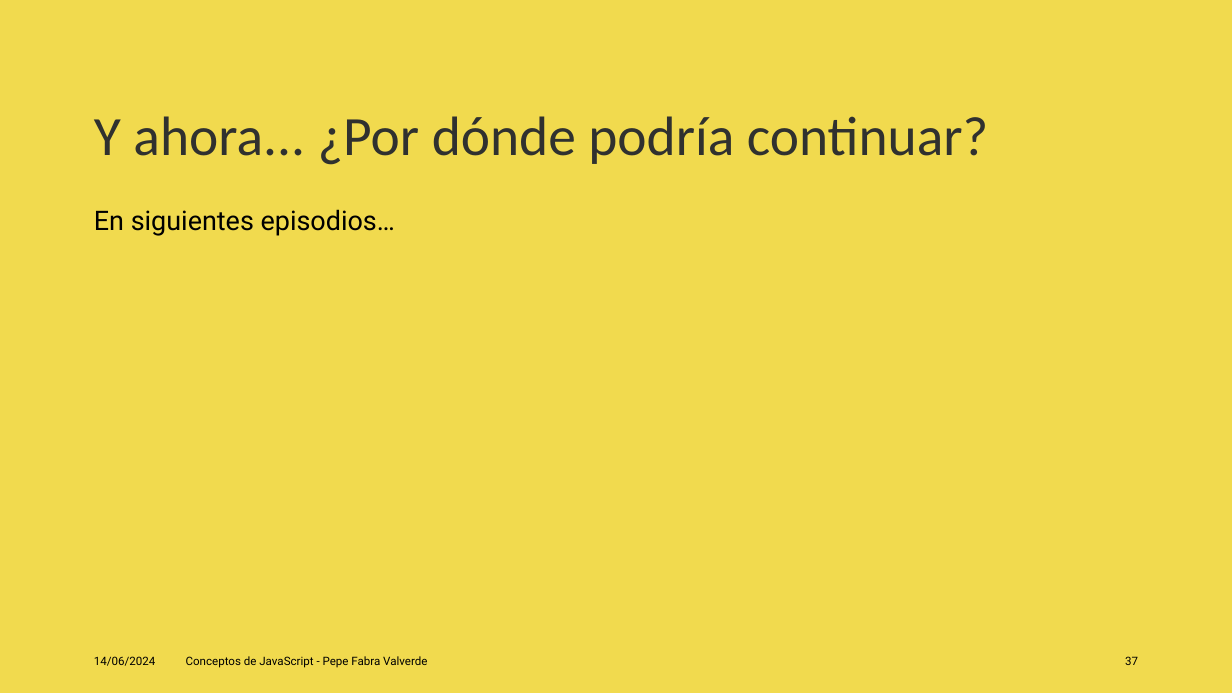
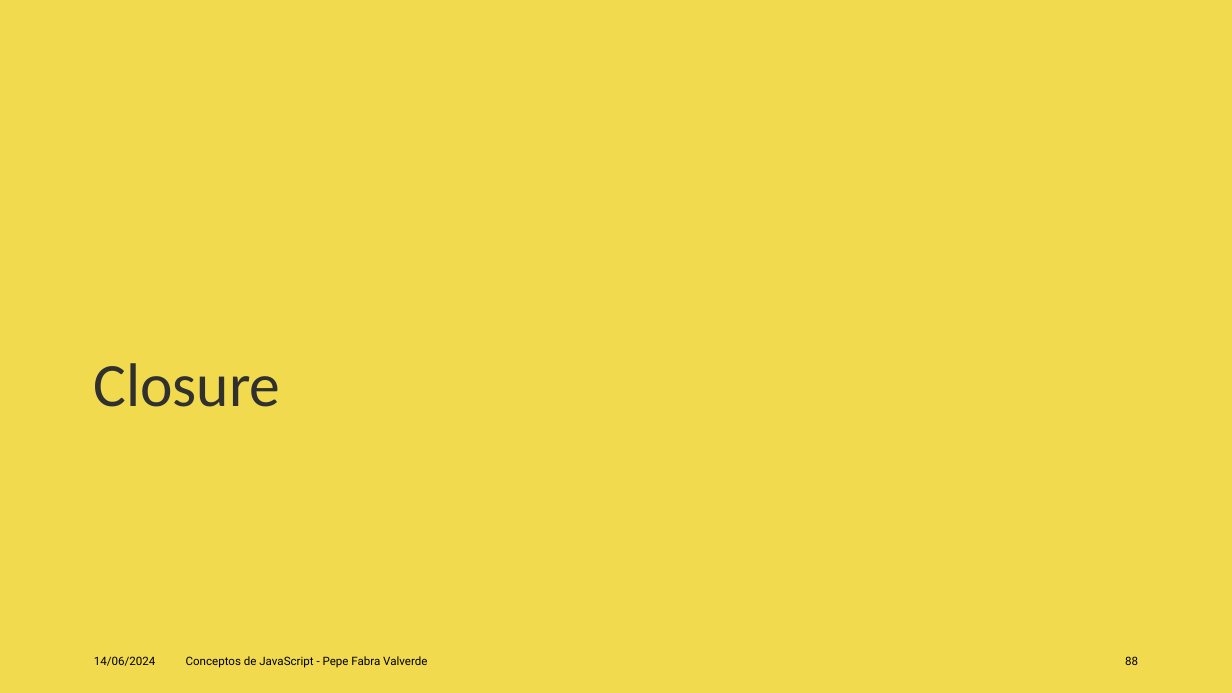
Before and after one commit to jofaval/talks-about, a slide deck: slide 88 of concepts-of-js/conceps-of-js.es.pptx (slide 37 before the commit). Drawn at 1232x693 pixels with LibreOffice and Linux fonts; fonts in the diff are those of the drawing. Boxes give left, top, right and bottom in pixels: in the first picture for what was removed or moved away, otherwise in the second. Text is boxed around its words. In the diff, an @@ line names an element or a change of style, - is before the commit and + after.

```diff
--- a/concepts-of-js/conceps-of-js.es.pptx
+++ b/concepts-of-js/conceps-of-js.es.pptx
@@ title removed at (x1=94, y1=116, x2=988, y2=165) @@
-Y ahora... ¿Por dónde podría continuar?
@@ text removed at (x1=94, y1=209, x2=395, y2=236) @@
-En siguientes episodios…
@@ title added at (x1=93, y1=363, x2=280, y2=407), 48 pt, text #30312F @@
+Closure
@@ page number at (x1=1125, y1=656, x2=1138, y2=665): text changed @@
-37
+88
```
Also in this commit, not shown: 34 other slides changed, 4 slides added, 2 slides removed, 3 other files.
